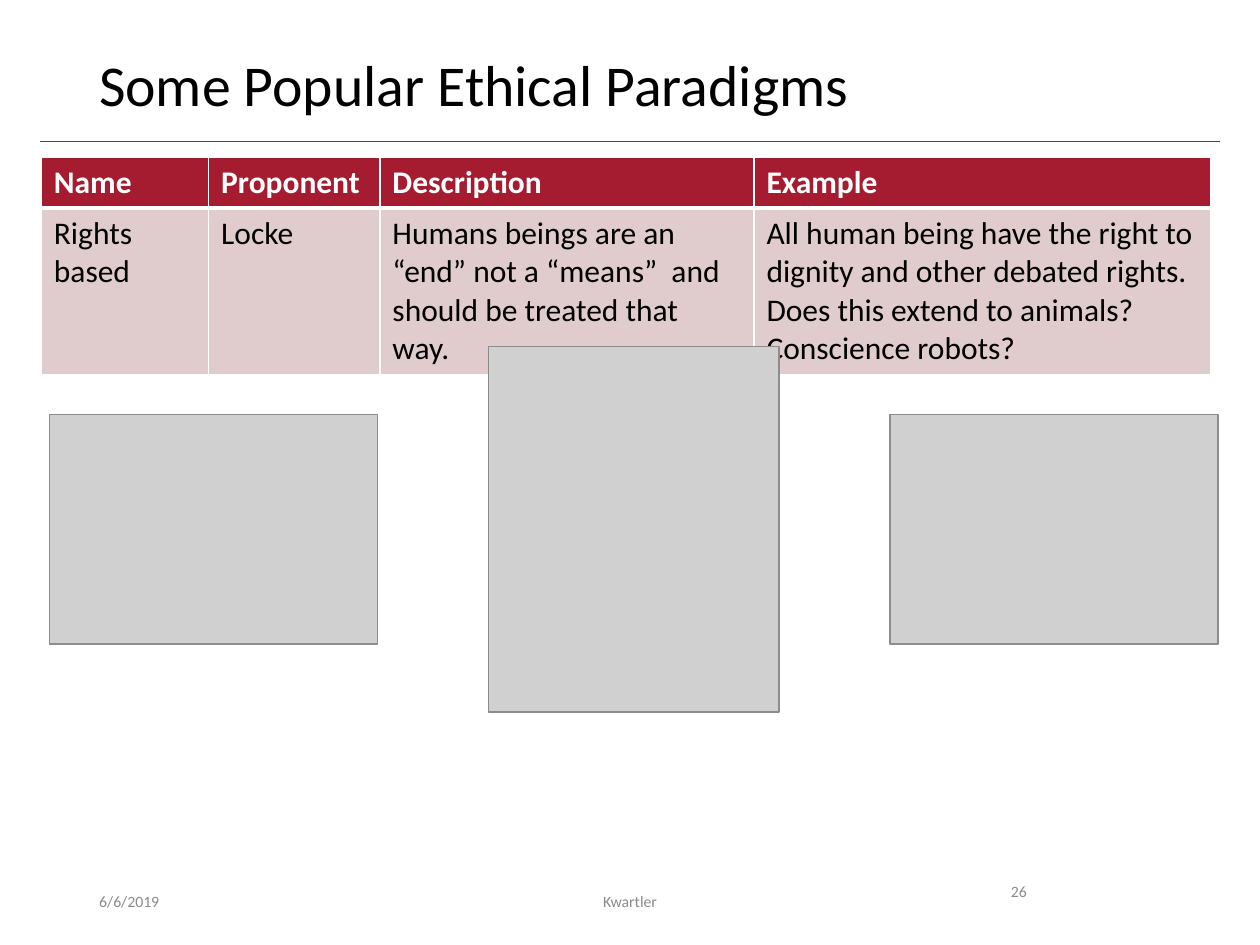
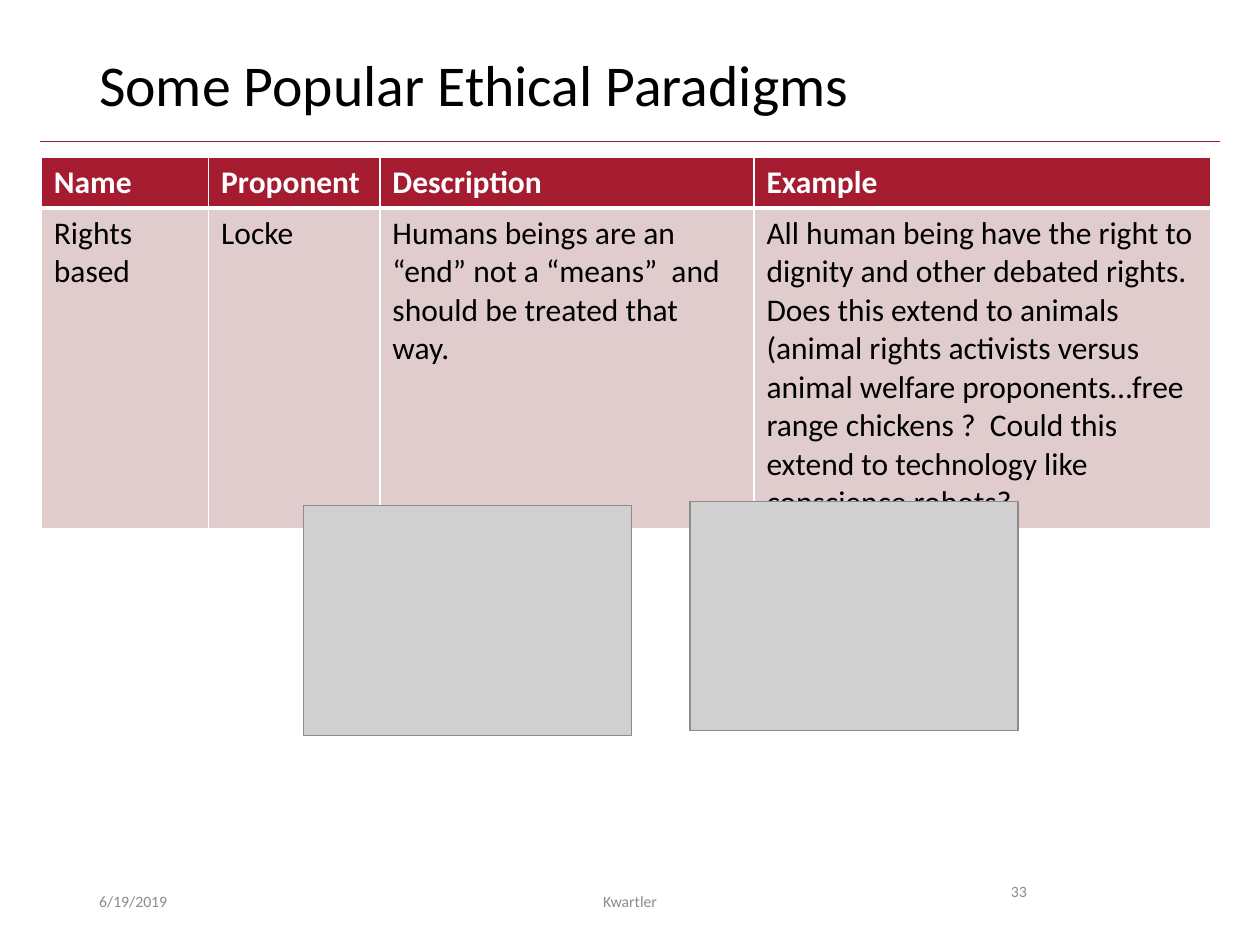
Before and after one commit to kwartler/GSERM_TextMining, a slide deck: slide 33 of D_Thursday/GSERM_Thursday_Ethics.pptx (slide 26 before the commit). Drawn at 1260x945 pixels with LibreOffice and Linux fonts; fonts in the diff are those of the drawing; grey boxes stand for pictures; background and template pictures are left out. Boxes give left, top, right and bottom in pixels: in the first picture for what was removed or moved away, otherwise in the second. Text is boxed around its words. In the diff, an @@ line names an element or a change of style, - is before the commit and + after.

```diff
--- a/D_Thursday/GSERM_Thursday_Ethics.pptx
+++ b/D_Thursday/GSERM_Thursday_Ethics.pptx
@@ table at bbox=[42, 158, 1212, 506] @@
-row 2, column 4: All human being have the right to dignity and other debated rights. Does this extend to animals? Conscience robots?
+row 2, column 4: All human being have the right to dignity and other debated rights. Does this extend to animals (animal rights activists versus animal welfare proponents…free range chickens ? Could this extend to technology like conscience robots?
@@ picture removed at bbox=[488, 346, 779, 712] @@
@@ picture: place and size @@
-picture at bbox=[49, 415, 377, 644]
+picture at bbox=[304, 505, 631, 735]
@@ picture: place and size @@
-picture at bbox=[890, 415, 1217, 644]
+picture at bbox=[690, 501, 1018, 731]
@@ text at bbox=[99, 896, 167, 908]: text changed @@
-6/6/2019
+6/19/2019
@@ page number at bbox=[1011, 887, 1027, 897]: text changed @@
-26
+33
```
Also in this commit, not shown: 27 other slides changed, 9 slides added, 1 slide removed, 1 other file.
